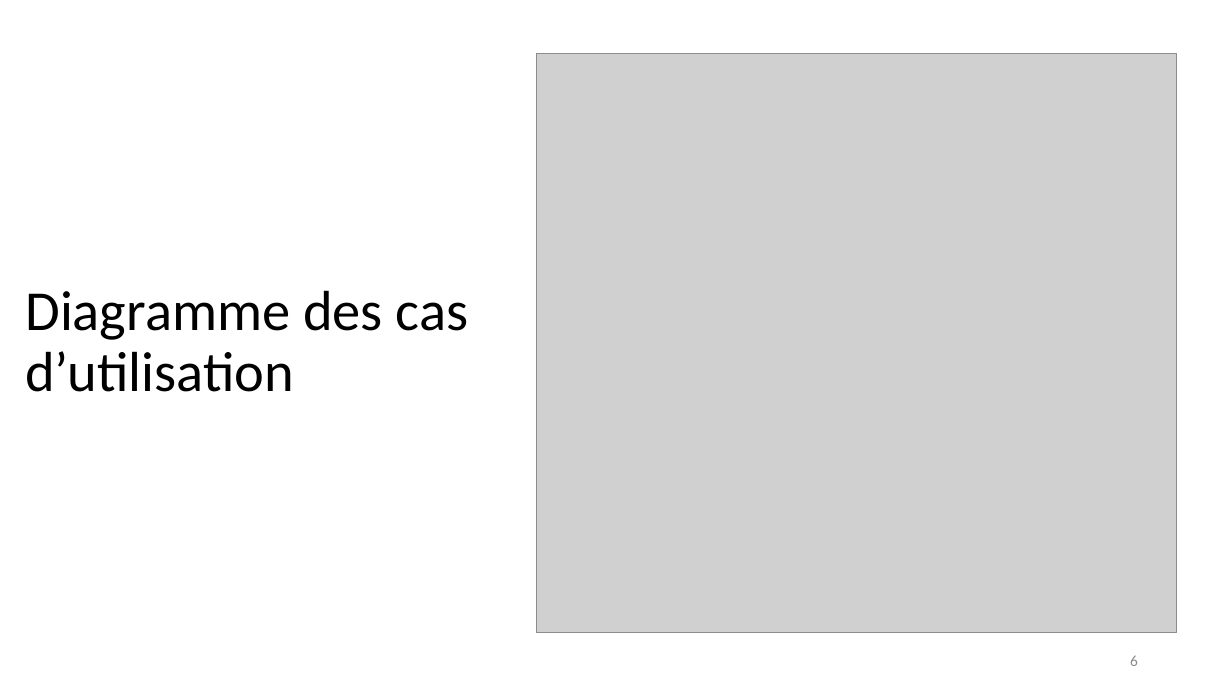
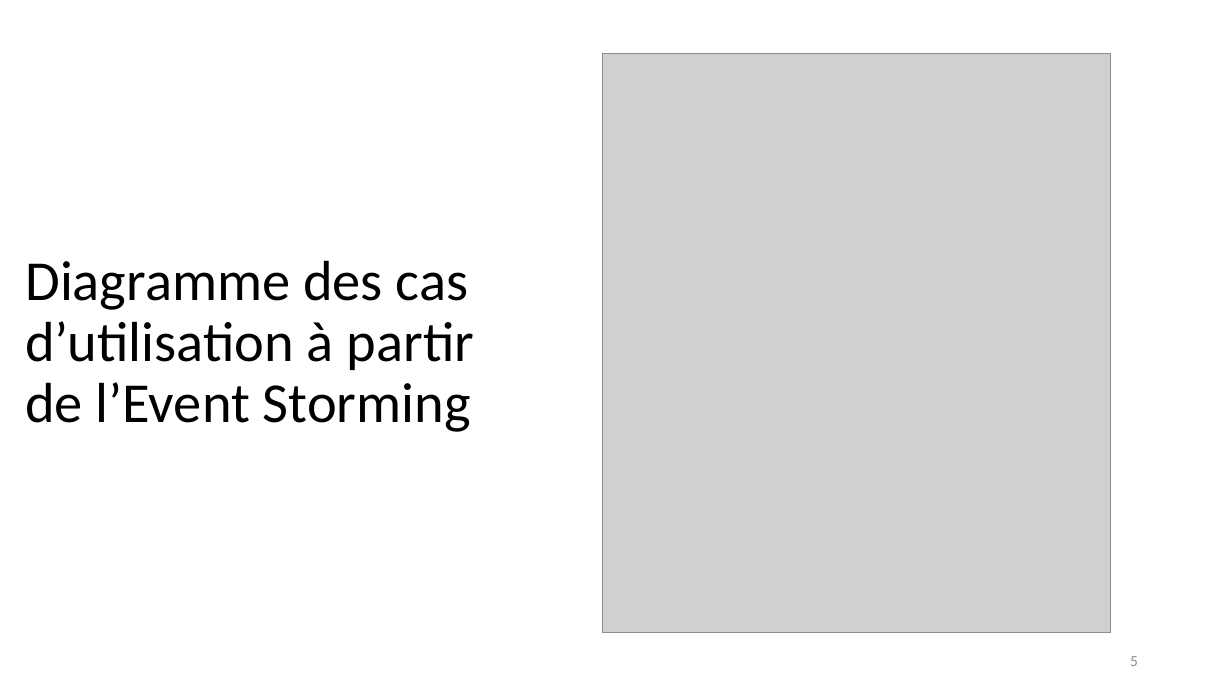
Before and after one commit to emmo78/Project_ConceptionOfMentorApp, a slide deck: slide 5 of Presentation_olivier_MOREL.pptx (slide 6 before the commit). Drawn at 1232x693 pixels with LibreOffice and Linux fonts; fonts in the diff are those of the drawing; grey boxes stand for pictures. Boxes give left, top, right and bottom in pixels: in the first picture for what was removed or moved away, otherwise in the second. Text is boxed around its words. In the diff, an @@ line names an element or a change of style, - is before the commit and + after.

```diff
--- a/Presentation_olivier_MOREL.pptx
+++ b/Presentation_olivier_MOREL.pptx
@@ picture resized from (x1=537, y1=54, x2=1177, y2=632) to (x1=603, y1=54, x2=1110, y2=632) @@
@@ title at (x1=25, y1=260, x2=474, y2=432): text changed @@
-Diagramme des cas d’utilisation
+Diagramme des cas d’utilisation à partir de l’Event Storming
@@ page number at (x1=1130, y1=656, x2=1138, y2=666): text changed @@
-6
+5
```
Also in this commit, not shown: 1 other slide changed, 16 slides added, 1 slide removed, 2 other files.
